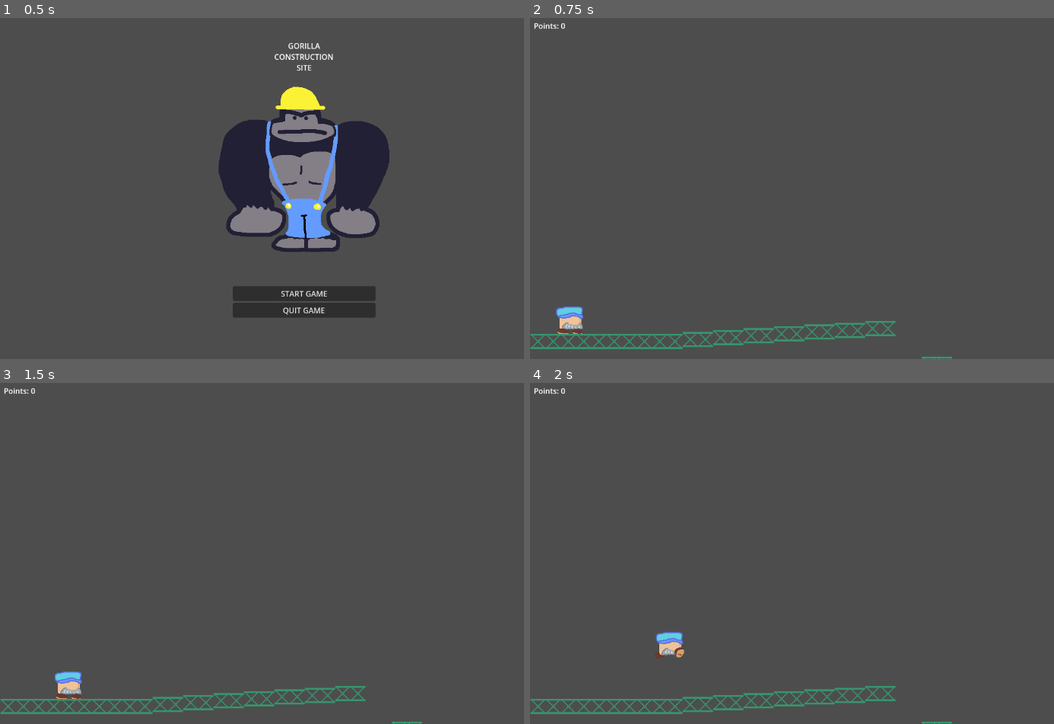
Above: before the commit, frames 1-4 (two rows, left to right).
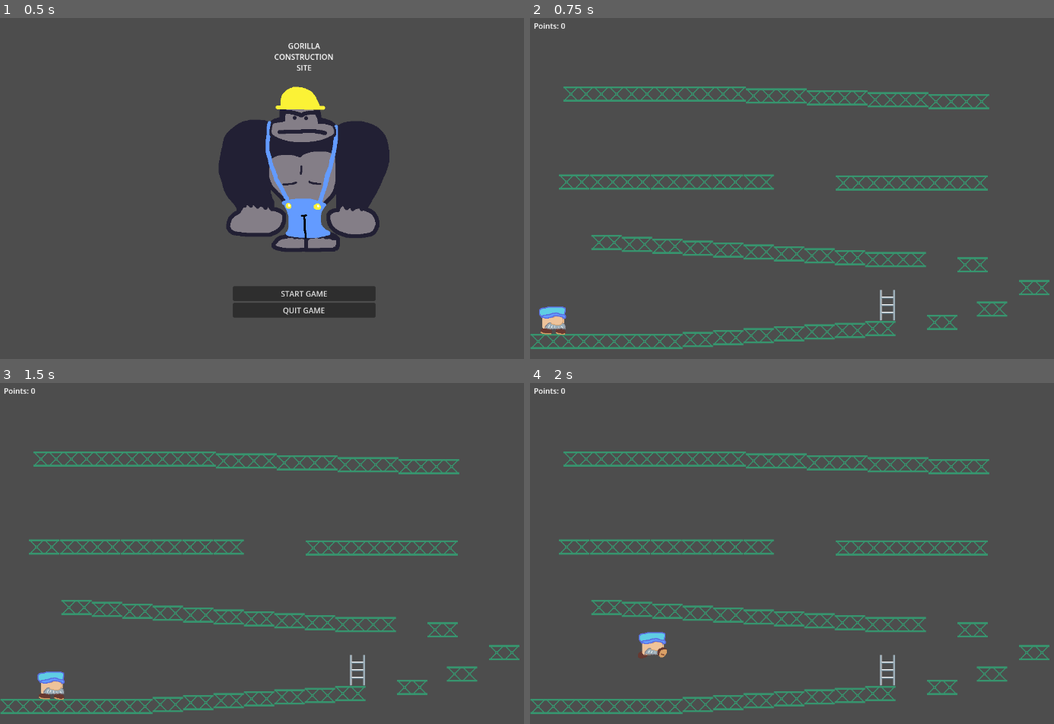
Above: after the commit, the same moments.

Repository: OhRidgeInAll/GorillaConstructionSite
Game: Godot game, scene res://scenes/menu.tscn
Same seed, same stepped clock (60 frames per second), same inputs: the game is played once before the commit and once after it.
Inputs:
- Up to frame 1 (0.5 s): no input
- Up to frame 2 (0.75 s): click "START GAME" at 0.5 s
- Up to frame 3 (1.5 s): tap Enter at 1.25 s; hold D (right) from 1.28 s (still down)
- Up to frame 4 (2 s): keep holding D (right); tap Space (jump) at 1.52 s

Frame 1 is identical in both runs. In frame 2, 5.1% of the frame differs, in the area x 1-100%, y 20-100%; in frame 3, 5.1%; in frame 4, 5.1%.

Commit message:
Preparing Ladder
Late push

Diff:
--- /dev/null
+++ b/scenes/ladder.tscn
@@ -0,0 +1,14 @@
+[gd_scene load_steps=3 format=3 uid="uid://cd5rbi7ugjeyo"]
+
+[ext_resource type="Texture2D" uid="uid://bs7fw8d5ek0uw" path="res://Assets/Ladder.png" id="1_xxwne"]
+
+[sub_resource type="RectangleShape2D" id="RectangleShape2D_xxwne"]
+size = Vector2(32, 64)
+
+[node name="Node2D" type="Area2D"]
+
+[node name="Sprite2D" type="Sprite2D" parent="."]
+texture = ExtResource("1_xxwne")
+
+[node name="CollisionShape2D" type="CollisionShape2D" parent="."]
+shape = SubResource("RectangleShape2D_xxwne")
--- a/scenes/level1.tscn
+++ b/scenes/level1.tscn
@@ -1,8 +1,9 @@
-[gd_scene load_steps=4 format=3 uid="uid://blpae04vad2qr"]
+[gd_scene load_steps=5 format=3 uid="uid://blpae04vad2qr"]
 
 [ext_resource type="PackedScene" uid="uid://cp6akspwcbqyp" path="res://scenes/platform.tscn" id="1_jwv3a"]
 [ext_resource type="PackedScene" uid="uid://b88d2g81erk0j" path="res://scenes/ui.tscn" id="1_m7ahb"]
 [ext_resource type="PackedScene" uid="uid://20h7fkd630qy" path="res://scenes/player.tscn" id="2_wwpf4"]
+[ext_resource type="PackedScene" uid="uid://cd5rbi7ugjeyo" path="res://scenes/ladder.tscn" id="4_dwgg1"]
 
 [node name="Node2D" type="Node2D"]
 
@@ -49,7 +50,131 @@
 position = Vector2(97, 296)
 
 [node name="Node2D13" parent="Platforms" instance=ExtResource("1_jwv3a")]
-position = Vector2(216, 371)
+position = Vector2(227, 283)
+
+[node name="Node2D51" parent="Platforms" instance=ExtResource("1_jwv3a")]
+position = Vector2(332, 255)
+
+[node name="Node2D52" parent="Platforms" instance=ExtResource("1_jwv3a")]
+position = Vector2(421, 210)
+
+[node name="Node2D53" parent="Platforms" instance=ExtResource("1_jwv3a")]
+position = Vector2(291, 162)
+
+[node name="Node2D14" parent="Platforms" instance=ExtResource("1_jwv3a")]
+position = Vector2(161, 151)
+
+[node name="Node2D15" parent="Platforms" instance=ExtResource("1_jwv3a")]
+position = Vector2(97, 151)
+
+[node name="Node2D16" parent="Platforms" instance=ExtResource("1_jwv3a")]
+position = Vector2(33, 147)
+
+[node name="Node2D17" parent="Platforms" instance=ExtResource("1_jwv3a")]
+position = Vector2(-31, 143)
+
+[node name="Node2D18" parent="Platforms" instance=ExtResource("1_jwv3a")]
+position = Vector2(-95, 139)
+
+[node name="Node2D19" parent="Platforms" instance=ExtResource("1_jwv3a")]
+position = Vector2(-159, 135)
+
+[node name="Node2D20" parent="Platforms" instance=ExtResource("1_jwv3a")]
+position = Vector2(-223, 131)
+
+[node name="Node2D21" parent="Platforms" instance=ExtResource("1_jwv3a")]
+position = Vector2(-287, 127)
+
+[node name="Node2D22" parent="Platforms" instance=ExtResource("1_jwv3a")]
+position = Vector2(-351, 123)
+
+[node name="Node2D23" parent="Platforms" instance=ExtResource("1_jwv3a")]
+position = Vector2(-415, 119)
+
+[node name="Node2D24" parent="Platforms" instance=ExtResource("1_jwv3a")]
+position = Vector2(-479, 115)
+
+[node name="Node2D25" parent="Platforms" instance=ExtResource("1_jwv3a")]
+position = Vector2(-547, -12)
+
+[node name="Node2D26" parent="Platforms" instance=ExtResource("1_jwv3a")]
+position = Vector2(-482, -12)
+
+[node name="Node2D27" parent="Platforms" instance=ExtResource("1_jwv3a")]
+position = Vector2(-419, -12)
+
+[node name="Node2D28" parent="Platforms" instance=ExtResource("1_jwv3a")]
+position = Vector2(-354, -12)
+
+[node name="Node2D29" parent="Platforms" instance=ExtResource("1_jwv3a")]
+position = Vector2(-289, -12)
+
+[node name="Node2D30" parent="Platforms" instance=ExtResource("1_jwv3a")]
+position = Vector2(-224, -12)
+
+[node name="Node2D31" parent="Platforms" instance=ExtResource("1_jwv3a")]
+position = Vector2(-159, -12)
+
+[node name="Node2D32" parent="Platforms" instance=ExtResource("1_jwv3a")]
+position = Vector2(35, -10)
+
+[node name="Node2D33" parent="Platforms" instance=ExtResource("1_jwv3a")]
+position = Vector2(-538, -197)
+
+[node name="Node2D34" parent="Platforms" instance=ExtResource("1_jwv3a")]
+position = Vector2(-474, -197)
+
+[node name="Node2D35" parent="Platforms" instance=ExtResource("1_jwv3a")]
+position = Vector2(-410, -197)
+
+[node name="Node2D36" parent="Platforms" instance=ExtResource("1_jwv3a")]
+position = Vector2(-346, -197)
+
+[node name="Node2D37" parent="Platforms" instance=ExtResource("1_jwv3a")]
+position = Vector2(-282, -197)
+
+[node name="Node2D38" parent="Platforms" instance=ExtResource("1_jwv3a")]
+position = Vector2(-218, -197)
+
+[node name="Node2D39" parent="Platforms" instance=ExtResource("1_jwv3a")]
+position = Vector2(-154, -193)
+
+[node name="Node2D40" parent="Platforms" instance=ExtResource("1_jwv3a")]
+position = Vector2(-90, -193)
+
+[node name="Node2D41" parent="Platforms" instance=ExtResource("1_jwv3a")]
+position = Vector2(-26, -189)
+
+[node name="Node2D42" parent="Platforms" instance=ExtResource("1_jwv3a")]
+position = Vector2(38, -189)
+
+[node name="Node2D43" parent="Platforms" instance=ExtResource("1_jwv3a")]
+position = Vector2(102, -185)
+
+[node name="Node2D44" parent="Platforms" instance=ExtResource("1_jwv3a")]
+position = Vector2(166, -185)
+
+[node name="Node2D45" parent="Platforms" instance=ExtResource("1_jwv3a")]
+position = Vector2(230, -181)
+
+[node name="Node2D46" parent="Platforms" instance=ExtResource("1_jwv3a")]
+position = Vector2(294, -181)
+
+[node name="Node2D47" parent="Platforms" instance=ExtResource("1_jwv3a")]
+position = Vector2(99, -10)
+
+[node name="Node2D48" parent="Platforms" instance=ExtResource("1_jwv3a")]
+position = Vector2(163, -10)
+
+[node name="Node2D49" parent="Platforms" instance=ExtResource("1_jwv3a")]
+position = Vector2(227, -10)
+
+[node name="Node2D50" parent="Platforms" instance=ExtResource("1_jwv3a")]
+position = Vector2(291, -10)
 
 [node name="Node2D" parent="." instance=ExtResource("2_wwpf4")]
-position = Vector2(-557, 275)
+z_index = 1
+position = Vector2(-593, 274)
+
+[node name="Node2D2" parent="." instance=ExtResource("4_dwgg1")]
+position = Vector2(112, 247)
Binary file added: Assets/Ladder.png
Not shown, added: Assets/Ladder.png.import
